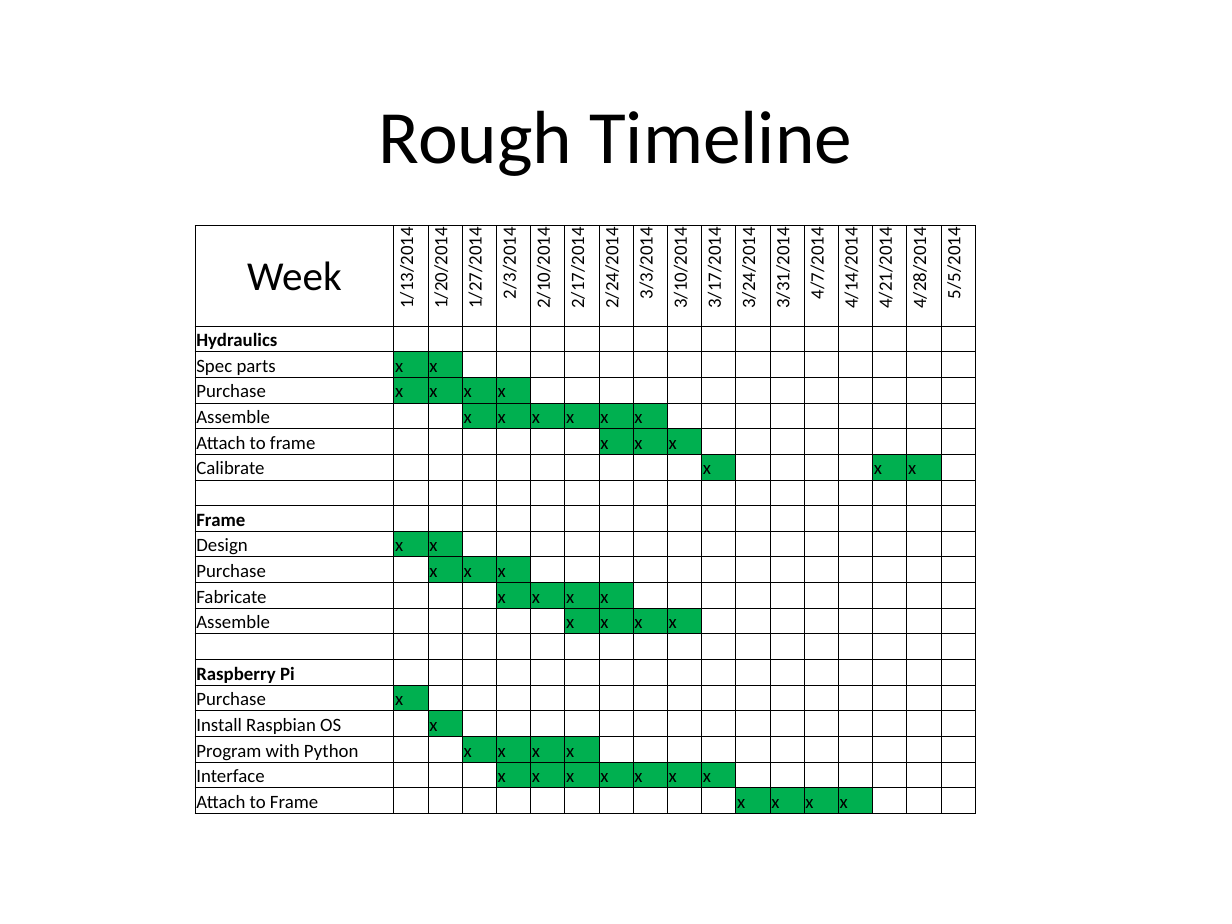
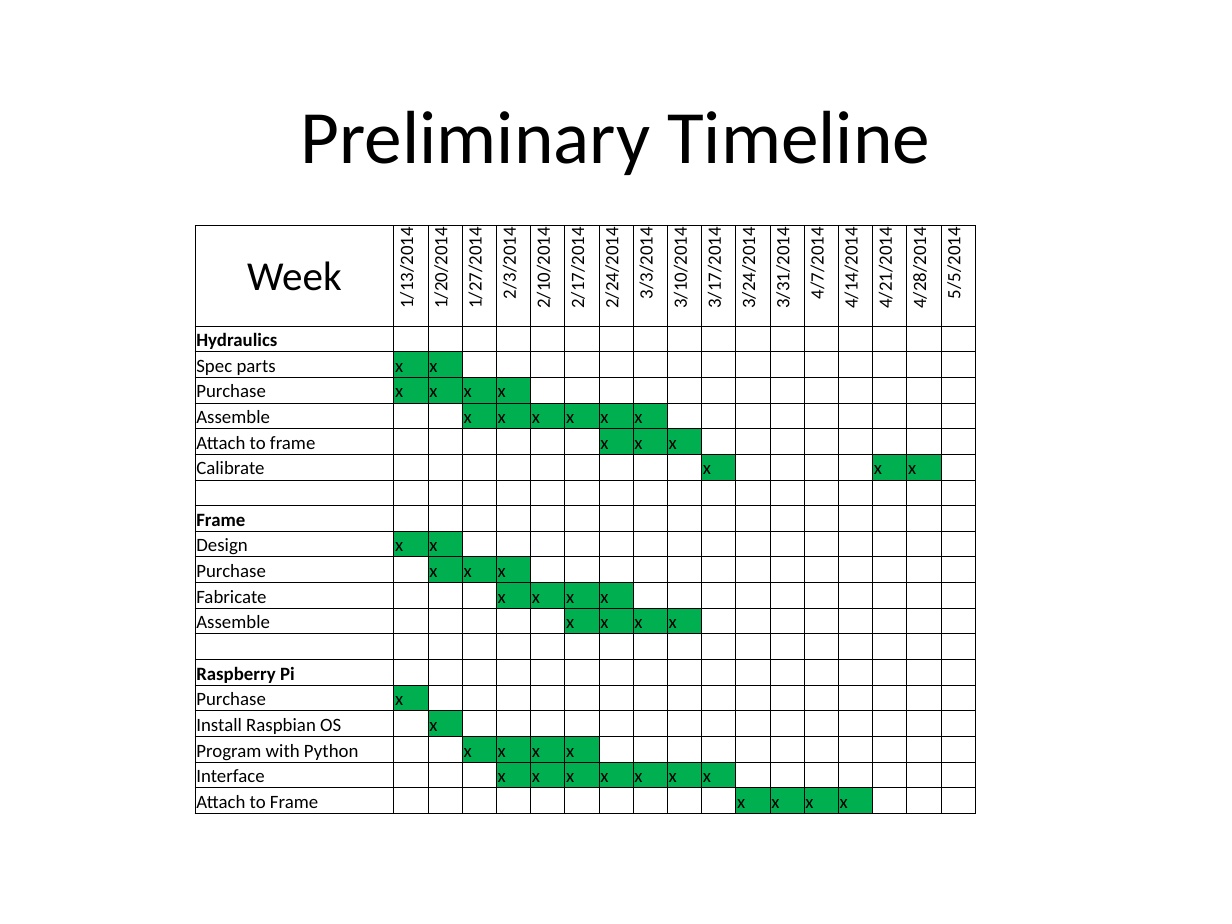
Before and after one commit to TheBengineer/Bridge-Tester, a slide deck: slide 10 of Presentations/December 9, 2013/final presentation.pptx. Drawn at 1232x924 pixels with LibreOffice and Linux fonts; fonts in the diff are those of the drawing. Boxes give left, top, right and bottom in pixels: in the first picture for what was removed or moved away, otherwise in the second. Text is boxed around its words. In the diff, an @@ line names an element or a change of style, - is before the commit and + after.

```diff
--- a/Presentations/December 9, 2013/final presentation.pptx
+++ b/Presentations/December 9, 2013/final presentation.pptx
@@ title at (301, 110, 930, 175): text changed @@
-Rough Timeline
+Preliminary Timeline
```
Also in this commit, not shown: 1 other slide changed.
